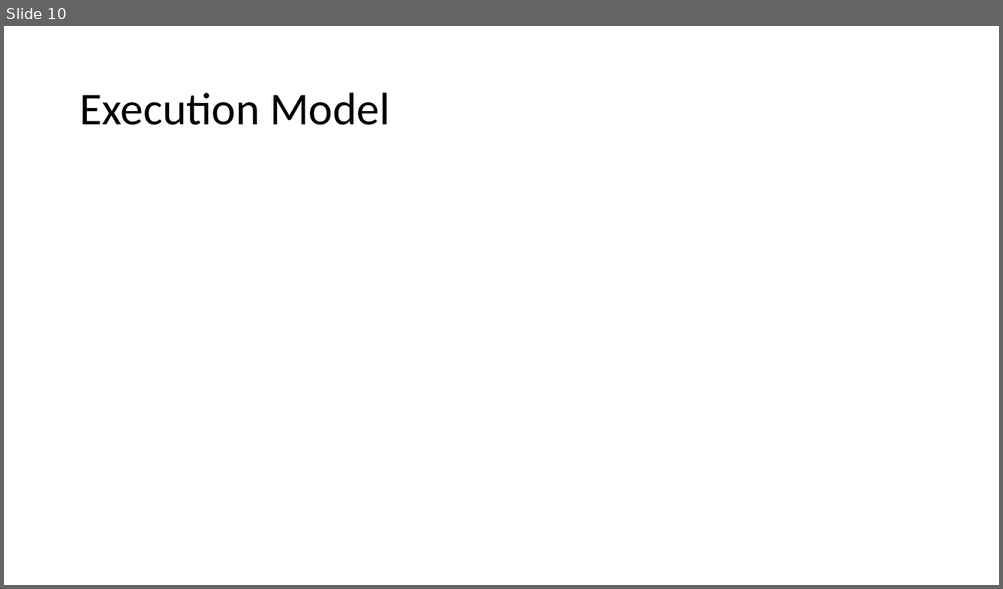
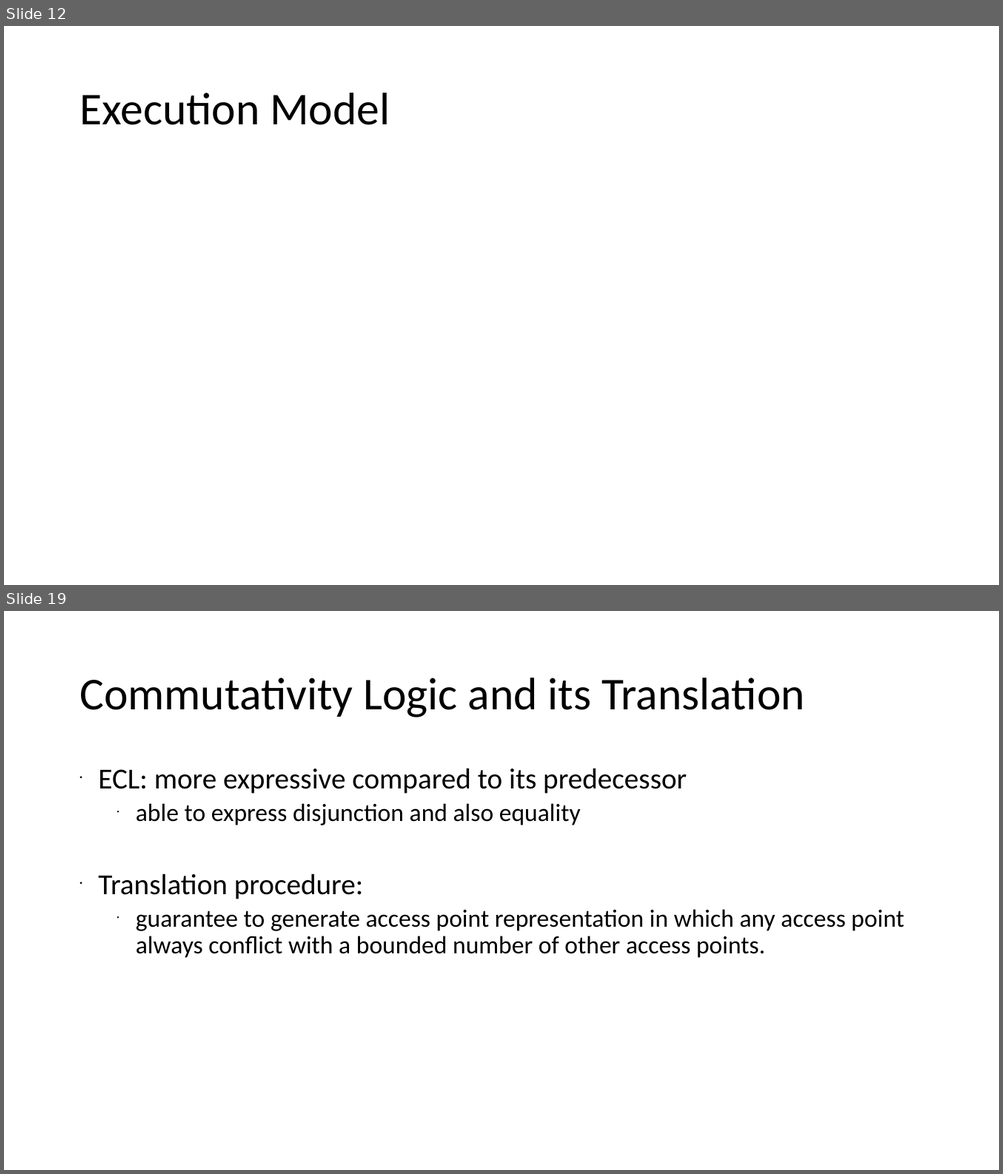
Before and after one commit to xiaohe27/Tasks, a slide deck: Slides/qual-presentation.ppt. Shown one above the other, each under a label of ours: slide 10 before the commit, slides 12 and 19 after it; the slides between them are not shown. The pictures are 1003x589 and 1003x1174 pixels, drawn with LibreOffice and Linux fonts; fonts in the diff are those of the drawing. Boxes give left, top, right and bottom in pixels: in the first picture for what was removed or moved away, otherwise in the second. Text is boxed around its words. In the diff, an @@ line names an element or a change of style, - is before the commit and + after.

Commit message:
add

```diff
--- a/Slides/qual-presentation.ppt
+++ b/Slides/qual-presentation.ppt
@@ slide 19 added at bbox=[4, 611, 999, 1170], background #FFFFFF @@
@@ title added at bbox=[79, 678, 805, 718], 44 pt, text #000000 @@
+Commutativity Logic and its Translation
@@ text added at bbox=[98, 768, 904, 958], 24 pt, text #000000 @@
+• ECL: more expressive compared to its predecessor
+  • able to express disjunction and also equality
+• Translation procedure:
+  • guarantee to generate access point representation in which any access point always conflict with a bounded number of other access points.
@@ what was slide 10 is now slide 12 @@
```
Also in this commit, not shown: 1 slide changed, 8 other slides added, 1 slide removed.
